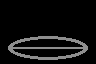
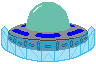
Layers edited between the first and the second 96 x 64 image:
removed layer "Capa 3" over [8, 36, 88, 60]
added layer "Capa 2" (74%) above "ADC" over [1, 26, 95, 62]
added layer "ADC" above "Kami" over [8, 2, 88, 51]
hid "BG" over [0, 0, 96, 64]
